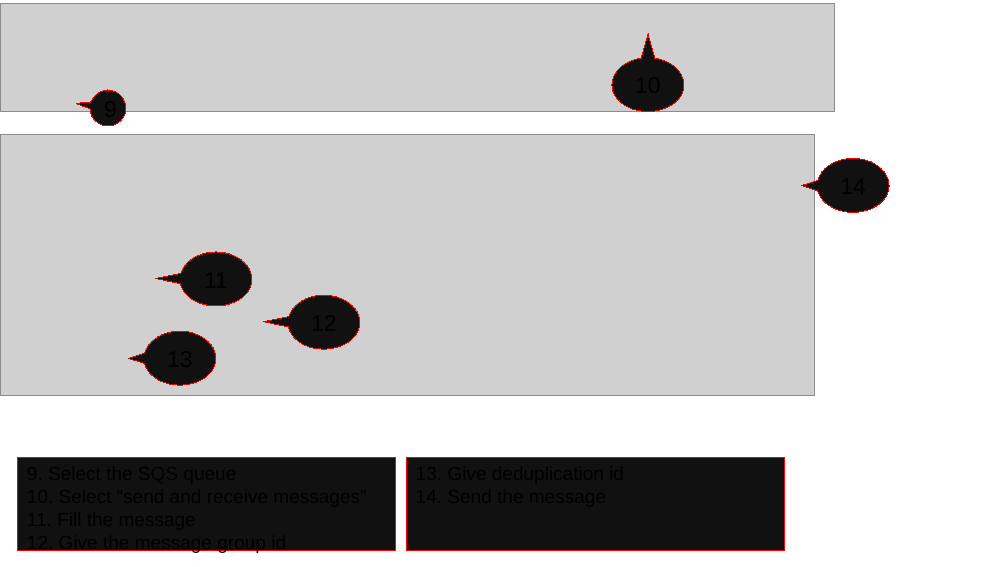
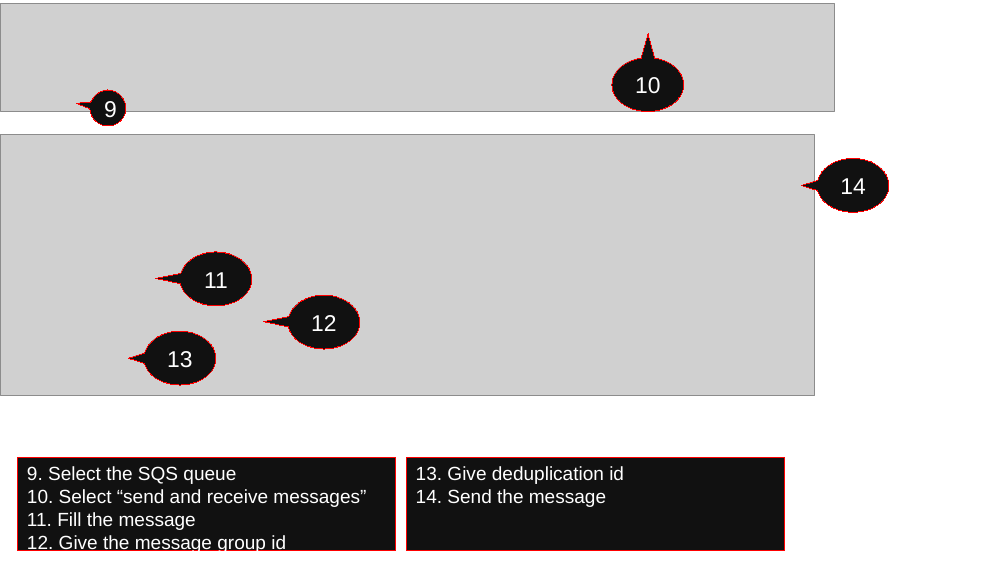
Before and after one commit to enhariharan/aws-solutions-architect-training, a slide deck: slide 4 of module_7_management_and_application/module_7_assignment_4_sqs_and_ses/module_7_assignment_4_sqs_and_ses.pptx. Drawn at 1008x567 pixels with LibreOffice and Linux fonts; fonts in the diff are those of the drawing; grey boxes stand for pictures. Boxes give left, top, right and bottom in pixels: in the first picture for what was removed or moved away, otherwise in the second. Text is boxed around its words. In the diff, an @@ line names an element or a change of style, - is before the commit and + after.

```diff
--- a/module_7_management_and_application/module_7_assignment_4_sqs_and_ses/module_7_assignment_4_sqs_and_ses.pptx
+++ b/module_7_management_and_application/module_7_assignment_4_sqs_and_ses/module_7_assignment_4_sqs_and_ses.pptx
@@ text in speech bubble at (635,77,660,94): text added @@
+10
@@ text in speech bubble at (104,101,117,117): text added @@
+9
@@ text in speech bubble at (840,178,865,194): text added @@
+14
@@ text in speech bubble at (204,272,228,288): text added @@
+11
@@ text in speech bubble at (311,315,336,331): text added @@
+12
@@ text in speech bubble at (167,351,192,368): text added @@
+13
@@ rectangle "9. Select the SQS queue" at (18,457,396,551): text colour #000000 to #FFFFFF @@
@@ text in rectangle at (416,466,624,507): text added @@
+13. Give deduplication id
+14. Send the message
```
Also in this commit, not shown: 5 other slides changed, 1 slide added, 1 slide removed.
